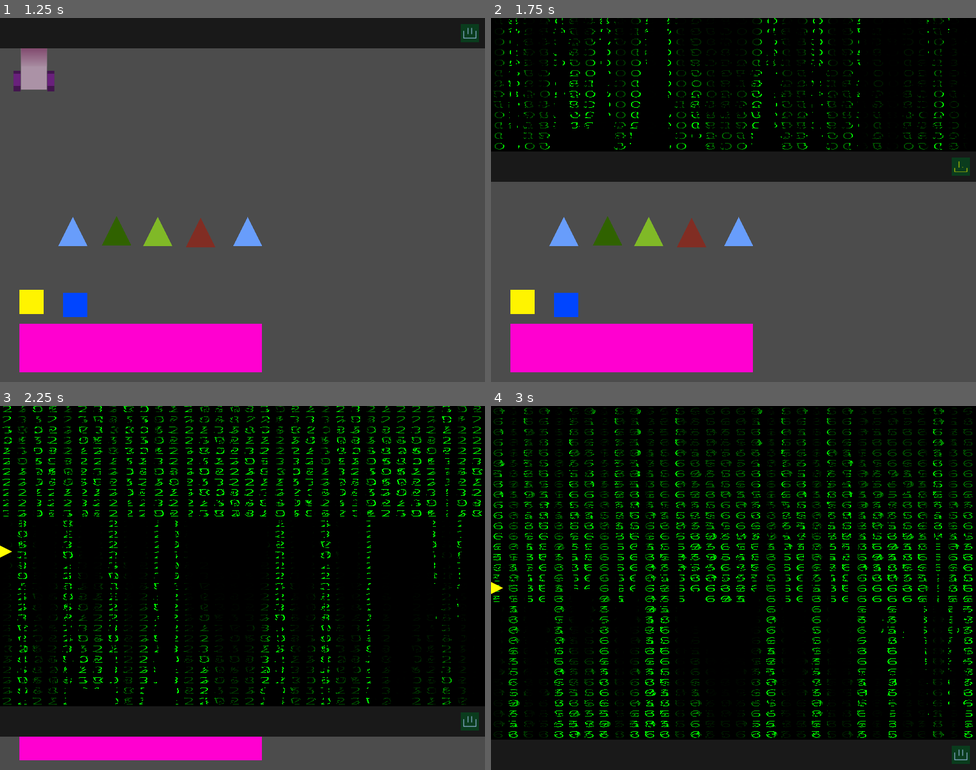
Above: before the commit, frames 1-4 (two rows, left to right).
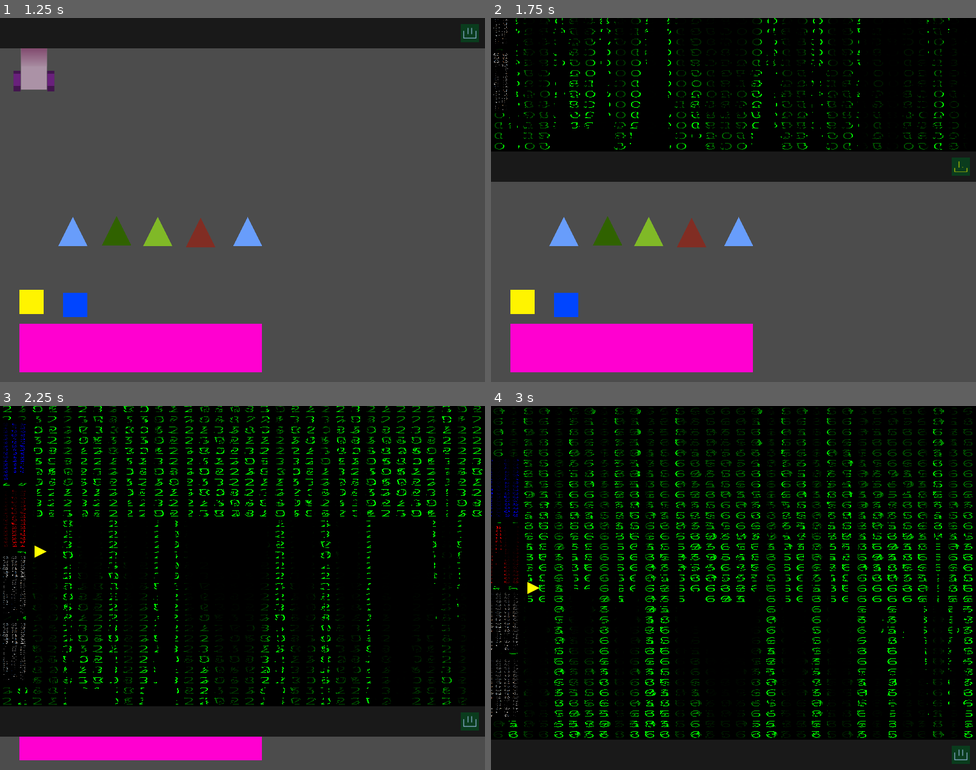
Above: after the commit, the same moments.

Repository: Hackerspace-IFUSP/Crossover_Jam_2021
Game: Godot game, scene res://Scenes/Game.tscn
Two runs of this game, one before a commit and one after it. Both use one fixed random seed, a clock stepped at 60 frames per second and the inputs below.
Inputs (mouse positions are in pixels of both pictures, inside the frame that each line leads up to):
- Up to frame 1 (1.25 s): tap Enter at 0.5 s; move the mouse to (218, 272) at 0.52 s; hold Up (ui_up) from 0.53 s (still down); tap Space (dash) at 0.6 s
- Up to frame 2 (1.75 s): release Up (ui_up) at 1.25 s; click (961, 32) at 1.27 s
- Up to frame 3 (2.25 s): move the mouse to (388, 642) at 2.02 s; hold Up (ui_up) from 2.03 s (still down); right-click (388, 642) at 2.1 s
- Up to frame 4 (3 s): move the mouse to (588, 533) at 2.77 s; release Up (ui_up) at 2.78 s; hold Left (ui_left) from 2.78 s (still down); click (588, 533) at 2.85 s

Frame 1 is identical in both runs. In frame 2, 0.1% of the frame differs, in the area x 0-5%, y 0-27%; in frame 3, 0.8%; in frame 4, 0.9%, in the area x 0-10%, y 14-86%.

Commit message:
matrix hackerman

Diff:
--- a/Scenes/UI.tscn
+++ b/Scenes/UI.tscn
@@ -9,18 +9,13 @@
 [ext_resource path="res://sprites/GUI/bombicon.png" type="Texture" id=7]
 [ext_resource path="res://sprites/GUI/radicon.png" type="Texture" id=8]
 [ext_resource path="res://sprites/GUI/lasericon.png" type="Texture" id=9]
-[ext_resource path="res://sprites/GUI/exithover.png" type="Texture" id=10]
+[ext_resource path="res://sprites/GUI/new_shadermaterial.tres" type="Material" id=10]
 [ext_resource path="res://sprites/GUI/pusopen.png" type="Texture" id=11]
 [ext_resource path="res://sprites/GUI/pushok.png" type="Texture" id=12]
-[ext_resource path="res://sprites/GUI/restart.png" type="Texture" id=13]
-[ext_resource path="res://sprites/GUI/exitok.png" type="Texture" id=14]
-[ext_resource path="res://sprites/GUI/saveblock.png" type="Texture" id=15]
-[ext_resource path="res://sprites/GUI/loadblock.png" type="Texture" id=16]
-[ext_resource path="res://sprites/GUI/restarthover.png" type="Texture" id=17]
 [ext_resource path="res://sprites/GUI/noise.png" type="Texture" id=18]
 [ext_resource path="res://sprites/GUI/characters.png" type="Texture" id=19]
 
-[sub_resource type="Shader" id=10]
+[sub_resource type="Shader" id=1]
 code = "shader_type canvas_item;
 
 uniform sampler2D chars;
@@ -49,13 +44,119 @@
 	COLOR.rgb = texture(chars, uv).rgb * rain * vec3(0.0, 1.0, 0.0); // finally multiply them together then multiply with green for the color
 }"
 
-[sub_resource type="ShaderMaterial" id=11]
-shader = SubResource( 10 )
+[sub_resource type="ShaderMaterial" id=2]
+shader = SubResource( 1 )
 shader_param/chars = ExtResource( 19 )
 shader_param/noise_tex = ExtResource( 18 )
 
-[sub_resource type="Animation" id=1]
-resource_name = "Close"
+[sub_resource type="Shader" id=12]
+code = "shader_type canvas_item;
+
+uniform sampler2D chars;
+uniform sampler2D noise_tex;
+
+void fragment() {
+	// Random character
+	vec2 uv = fract(UV * 32.0); // loop uv 32 times for the characters (as the noise resolution is 32x32)
+	float noise = texture(noise_tex, UV).g;
+	noise = round(noise * 10.0) / 10.0; // make sure the color value are snapped by 0.1 (so its only 0.0, 0.1, 0.2, and so on) for perfect offset
+	uv.x = (uv.x / 10.0) - 0.005; // offset
+	uv.x += noise; // offset every character by the noise value
+	uv.x += round(TIME * 0.5 * 10.0)/10.0; // animate characters with TIME, then snapped by 0.1 so it doesnt slide. 0.5 is the speed, you might want to change that
+
+	// distortion
+	float rain = UV.y; // this is a vertical gradient
+	float distortion = texture(noise_tex, UV / vec2(1.0, 32.0)).g; // this will be used for distortion, using previous noise but only horizontal
+	distortion = round(distortion * 10.0) / 10.0; // for precision reason, you need to round your distortion too, otherwise some character wouldnt be fully shown
+	rain -= round(TIME * 0.2 * 32.0) / 32.0; // the 'rain' shouldn't move smoothly right? also, 0.2 is the speed
+	rain += distortion; // distort this gradient, turning it into a rain
+	rain = fract(rain); // loop the rain
+	rain = round(rain * 16.0) / 16.0; // pixelate the rain. Rounding by 32.0 or 8.0 is optional
+	rain = pow(rain, 3.0); // this is not necessary, i just think that it looks good
+	rain *= 2.0; // this is also not important, just making the characters brighter
+
+	COLOR.rgb = texture(chars, uv).rgb * rain * vec3(0.0, 1.0, 0.0); // finally multiply them together then multiply with green for the color
+	COLOR.rgb = texture(chars, uv).rgb * rain * vec3(0.0, 1.0, 0.0); // finally multiply them together then multiply with green for the color
+}"
+
+[sub_resource type="ShaderMaterial" id=13]
+shader = SubResource( 12 )
+shader_param/chars = ExtResource( 19 )
+shader_param/noise_tex = ExtResource( 18 )
+
+[sub_resource type="Shader" id=14]
+code = "shader_type canvas_item;
+
+uniform sampler2D chars;
+uniform sampler2D noise_tex;
+uniform vec3 color_sample;
+
+void fragment() {
+	// Random character
+	vec2 uv = fract(UV * 32.0); // loop uv 32 times for the characters (as the noise resolution is 32x32)
+	float noise = texture(noise_tex, UV).g;
+	noise = round(noise * 10.0) / 10.0; // make sure the color value are snapped by 0.1 (so its only 0.0, 0.1, 0.2, and so on) for perfect offset
+	uv.x = (uv.x / 10.0) - 0.005; // offset
+	uv.x += noise; // offset every character by the noise value
+	uv.x += round(TIME * 0.5 * 10.0)/10.0; // animate characters with TIME, then snapped by 0.1 so it doesnt slide. 0.5 is the speed, you might want to change that
+
+	// distortion
+	float rain = UV.y; // this is a vertical gradient
+	float distortion = texture(noise_tex, UV / vec2(1.0, 32.0)).g; // this will be used for distortion, using previous noise but only horizontal
+	distortion = round(distortion * 10.0) / 10.0; // for precision reason, you need to round your distortion too, otherwise some character wouldnt be fully shown
+	rain -= round(TIME * 0.3 * 32.0) / 32.0; // the 'rain' shouldn't move smoothly right? also, 0.2 is the speed
+	rain += distortion; // distort this gradient, turning it into a rain
+	rain = fract(rain); // loop the rain
+	rain = round(rain * 16.0) / 16.0; // pixelate the rain. Rounding by 32.0 or 8.0 is optional
+	rain = pow(rain, 3.0); // this is not necessary, i just think that it looks good
+	rain *= 2.0; // this is also not important, just making the characters brighter
+
+	COLOR.rgb = texture(chars, uv).rgb * rain * color_sample; // finally multiply them together then multiply with green for the color
+}"
+
+[sub_resource type="ShaderMaterial" id=15]
+shader = SubResource( 14 )
+shader_param/color_sample = Vector3( 0, 0, 1 )
+shader_param/chars = ExtResource( 19 )
+shader_param/noise_tex = ExtResource( 18 )
+
+[sub_resource type="Shader" id=16]
+code = "shader_type canvas_item;
+
+uniform sampler2D chars;
+uniform sampler2D noise_tex;
+uniform vec3 color_sample;
+
+void fragment() {
+	// Random character
+	vec2 uv = fract(UV * 32.0); // loop uv 32 times for the characters (as the noise resolution is 32x32)
+	float noise = texture(noise_tex, UV).g;
+	noise = round(noise * 10.0) / 10.0; // make sure the color value are snapped by 0.1 (so its only 0.0, 0.1, 0.2, and so on) for perfect offset
+	uv.x = (uv.x / 10.0) - 0.005; // offset
+	uv.x += noise; // offset every character by the noise value
+	uv.x += round(TIME * 0.5 * 10.0)/10.0; // animate characters with TIME, then snapped by 0.1 so it doesnt slide. 0.5 is the speed, you might want to change that
+
+	// distortion
+	float rain = UV.y; // this is a vertical gradient
+	float distortion = texture(noise_tex, UV / vec2(1.0, 32.0)).g; // this will be used for distortion, using previous noise but only horizontal
+	distortion = round(distortion * 10.0) / 10.0; // for precision reason, you need to round your distortion too, otherwise some character wouldnt be fully shown
+	rain -= round(TIME * 0.4 * 32.0) / 32.0; // the 'rain' shouldn't move smoothly right? also, 0.2 is the speed
+	rain += distortion; // distort this gradient, turning it into a rain
+	rain = fract(rain); // loop the rain
+	rain = round(rain * 16.0) / 16.0; // pixelate the rain. Rounding by 32.0 or 8.0 is optional
+	rain = pow(rain, 3.0); // this is not necessary, i just think that it looks good
+	rain *= 2.0; // this is also not important, just making the characters brighter
+
+	COLOR.rgb = texture(chars, uv).rgb * rain * color_sample; // finally multiply them together then multiply with green for the color
+}"
+
+[sub_resource type="ShaderMaterial" id=17]
+shader = SubResource( 16 )
+shader_param/color_sample = Vector3( 1, 0, 0 )
+shader_param/chars = ExtResource( 19 )
+shader_param/noise_tex = ExtResource( 18 )
+
+[sub_resource type="Animation" id=3]
 tracks/0/type = "value"
 tracks/0/path = NodePath("UI/TopBar:rect_position")
 tracks/0/interp = 1
@@ -90,10 +191,10 @@
 "times": PoolRealArray( 0, 1 ),
 "transitions": PoolRealArray( 1, 1 ),
 "update": 0,
-"values": [ Vector2( -210, 85 ), Vector2( -210, -515 ) ]
-}
-
-[sub_resource type="Animation" id=9]
+"values": [ Vector2( -180, 85 ), Vector2( -210, -515 ) ]
+}
+
+[sub_resource type="Animation" id=4]
 resource_name = "MenuClose"
 length = 0.5
 tracks/0/type = "value"
@@ -106,10 +207,10 @@
 "times": PoolRealArray( 0, 0.5 ),
 "transitions": PoolRealArray( 1, 1 ),
 "update": 0,
-"values": [ Vector2( 0, 85 ), Vector2( -210, 85 ) ]
-}
-
-[sub_resource type="Animation" id=8]
+"values": [ Vector2( 0, 85 ), Vector2( -180, 85 ) ]
+}
+
+[sub_resource type="Animation" id=5]
 resource_name = "MenuOpen"
 length = 0.5
 tracks/0/type = "value"
@@ -122,10 +223,10 @@
 "times": PoolRealArray( 0, 0.5 ),
 "transitions": PoolRealArray( 1, 1 ),
 "update": 0,
-"values": [ Vector2( -210, 85 ), Vector2( 0, 85 ) ]
-}
-
-[sub_resource type="Animation" id=2]
+"values": [ Vector2( -180, 85 ), Vector2( 0, 85 ) ]
+}
+
+[sub_resource type="Animation" id=6]
 tracks/0/type = "value"
 tracks/0/path = NodePath("UI/TopBar:rect_position")
 tracks/0/interp = 1
@@ -160,11 +261,10 @@
 "times": PoolRealArray( 0, 1 ),
 "transitions": PoolRealArray( 1, 1 ),
 "update": 0,
-"values": [ Vector2( -210, -515 ), Vector2( -210, 85 ) ]
-}
-
-[sub_resource type="Animation" id=3]
-resource_name = "power_up1"
+"values": [ Vector2( -210, -515 ), Vector2( -180, 85 ) ]
+}
+
+[sub_resource type="Animation" id=7]
 tracks/0/type = "value"
 tracks/0/path = NodePath("UI/TopBar/Icons/PowerUp1:modulate")
 tracks/0/interp = 1
@@ -178,8 +278,7 @@
 "values": [ Color( 1, 1, 1, 0 ), Color( 1, 1, 1, 1 ) ]
 }
 
-[sub_resource type="Animation" id=4]
-resource_name = "power_up2"
+[sub_resource type="Animation" id=8]
 tracks/0/type = "value"
 tracks/0/path = NodePath("UI/TopBar/Icons/PowerUp2:modulate")
 tracks/0/interp = 1
@@ -193,8 +292,7 @@
 "values": [ Color( 1, 1, 1, 0 ), Color( 1, 1, 1, 1 ) ]
 }
 
-[sub_resource type="Animation" id=5]
-resource_name = "power_up3"
+[sub_resource type="Animation" id=9]
 tracks/0/type = "value"
 tracks/0/path = NodePath("UI/TopBar/Icons/PowerUp3:modulate")
 tracks/0/interp = 1
@@ -208,8 +306,7 @@
 "values": [ Color( 1, 1, 1, 0 ), Color( 1, 1, 1, 1 ) ]
 }
 
-[sub_resource type="Animation" id=6]
-resource_name = "power_up4"
+[sub_resource type="Animation" id=10]
 tracks/0/type = "value"
 tracks/0/path = NodePath("UI/TopBar/Icons/PowerUp4:modulate")
 tracks/0/interp = 1
@@ -223,8 +320,7 @@
 "values": [ Color( 1, 1, 1, 0 ), Color( 1, 1, 1, 1 ) ]
 }
 
-[sub_resource type="Animation" id=7]
-resource_name = "power_up5"
+[sub_resource type="Animation" id=11]
 tracks/0/type = "value"
 tracks/0/path = NodePath("UI/TopBar/Icons/PowerUp5:modulate")
 tracks/0/interp = 1
@@ -314,7 +410,7 @@
 texture_hover = ExtResource( 2 )
 
 [node name="ColorRect" type="ColorRect" parent="UI"]
-material = SubResource( 11 )
+material = SubResource( 2 )
 anchor_right = 1.0
 anchor_bottom = 1.0
 margin_top = -550.0
@@ -336,49 +432,52 @@
 }
 
 [node name="Buttons" type="VBoxContainer" parent="UI/ChangeMenu"]
-modulate = Color( 1, 1, 1, 0.231373 )
-margin_right = 200.0
+material = SubResource( 13 )
+margin_right = 230.0
 margin_bottom = 430.0
+rect_min_size = Vector2( 230, 0 )
 custom_constants/separation = 10
 __meta__ = {
 "_edit_use_anchors_": false
 }
 
-[node name="Restart" type="TextureButton" parent="UI/ChangeMenu/Buttons"]
-margin_right = 200.0
+[node name="Restart" type="Button" parent="UI/ChangeMenu/Buttons"]
+material = SubResource( 15 )
+margin_right = 230.0
 margin_bottom = 100.0
-texture_normal = ExtResource( 13 )
-texture_pressed = ExtResource( 17 )
-texture_hover = ExtResource( 17 )
-
-[node name="Quit" type="TextureButton" parent="UI/ChangeMenu/Buttons"]
+size_flags_horizontal = 3
+size_flags_vertical = 3
+
+[node name="Quit" type="Button" parent="UI/ChangeMenu/Buttons"]
+material = SubResource( 17 )
 margin_top = 110.0
-margin_right = 200.0
+margin_right = 230.0
 margin_bottom = 210.0
-texture_normal = ExtResource( 14 )
-texture_pressed = ExtResource( 10 )
-texture_hover = ExtResource( 10 )
-
-[node name="Save" type="TextureButton" parent="UI/ChangeMenu/Buttons"]
+size_flags_horizontal = 3
+size_flags_vertical = 3
+
+[node name="Save" type="Button" parent="UI/ChangeMenu/Buttons"]
+material = ExtResource( 10 )
 margin_top = 220.0
-margin_right = 200.0
+margin_right = 230.0
 margin_bottom = 320.0
+size_flags_horizontal = 3
+size_flags_vertical = 3
 disabled = true
-texture_normal = ExtResource( 15 )
-texture_disabled = ExtResource( 15 )
-
-[node name="Load" type="TextureButton" parent="UI/ChangeMenu/Buttons"]
+
+[node name="Load" type="Button" parent="UI/ChangeMenu/Buttons"]
+material = ExtResource( 10 )
 margin_top = 330.0
-margin_right = 200.0
+margin_right = 230.0
 margin_bottom = 430.0
+size_flags_horizontal = 3
+size_flags_vertical = 3
 disabled = true
-texture_normal = ExtResource( 16 )
-texture_disabled = ExtResource( 16 )
 
 [node name="Push" type="TextureButton" parent="UI/ChangeMenu"]
-margin_left = 210.0
+margin_left = 240.0
 margin_top = 205.0
-margin_right = 230.0
+margin_right = 260.0
 margin_bottom = 225.0
 focus_mode = 0
 size_flags_vertical = 4
@@ -389,15 +488,15 @@
 texture_hover = ExtResource( 11 )
 
 [node name="AnimationPlayer" type="AnimationPlayer" parent="."]
-anims/Close = SubResource( 1 )
-anims/MenuClose = SubResource( 9 )
-anims/MenuOpen = SubResource( 8 )
-anims/Open = SubResource( 2 )
-anims/power_up1 = SubResource( 3 )
-anims/power_up2 = SubResource( 4 )
-anims/power_up3 = SubResource( 5 )
-anims/power_up4 = SubResource( 6 )
-anims/power_up5 = SubResource( 7 )
+anims/Close = SubResource( 3 )
+anims/MenuClose = SubResource( 4 )
+anims/MenuOpen = SubResource( 5 )
+anims/Open = SubResource( 6 )
+anims/power_up1 = SubResource( 7 )
+anims/power_up2 = SubResource( 8 )
+anims/power_up3 = SubResource( 9 )
+anims/power_up4 = SubResource( 10 )
+anims/power_up5 = SubResource( 11 )
 
 [connection signal="pressed" from="UI/TopBar/Icons/OpenMenu" to="." method="_on_OpenMenu_pressed"]
 [connection signal="pressed" from="UI/ChangeMenu/Buttons/Restart" to="." method="_on_Restart_pressed"]
--- /dev/null
+++ b/sprites/GUI/new_shadermaterial.tres
@@ -0,0 +1,40 @@
+[gd_resource type="ShaderMaterial" load_steps=4 format=2]
+
+[ext_resource path="res://sprites/GUI/characters.png" type="Texture" id=1]
+[ext_resource path="res://sprites/GUI/noise.jpg" type="Texture" id=2]
+
+[sub_resource type="Shader" id=1]
+code = "shader_type canvas_item;
+
+uniform sampler2D chars;
+uniform sampler2D noise_tex;
+uniform vec3 color_sample;
+
+void fragment() {
+	// Random character
+	vec2 uv = fract(UV * 32.0); // loop uv 32 times for the characters (as the noise resolution is 32x32)
+	float noise = texture(noise_tex, UV).g;
+	noise = round(noise * 10.0) / 10.0; // make sure the color value are snapped by 0.1 (so its only 0.0, 0.1, 0.2, and so on) for perfect offset
+	uv.x = (uv.x / 10.0) - 0.005; // offset
+	uv.x += noise; // offset every character by the noise value
+	uv.x += round(TIME * 0.5 * 10.0)/10.0; // animate characters with TIME, then snapped by 0.1 so it doesnt slide. 0.5 is the speed, you might want to change that
+
+	// distortion
+	float rain = UV.y; // this is a vertical gradient
+	float distortion = texture(noise_tex, UV / vec2(1.0, 32.0)).g; // this will be used for distortion, using previous noise but only horizontal
+	distortion = round(distortion * 10.0) / 10.0; // for precision reason, you need to round your distortion too, otherwise some character wouldnt be fully shown
+	rain -= round(TIME * 0.2 * 32.0) / 32.0; // the 'rain' shouldn't move smoothly right? also, 0.2 is the speed
+	rain += distortion; // distort this gradient, turning it into a rain
+	rain = fract(rain); // loop the rain
+	rain = round(rain * 16.0) / 16.0; // pixelate the rain. Rounding by 32.0 or 8.0 is optional
+	rain = pow(rain, 3.0); // this is not necessary, i just think that it looks good
+	rain *= 2.0; // this is also not important, just making the characters brighter
+
+	COLOR.rgb = texture(chars, uv).rgb * rain * color_sample; // finally multiply them together then multiply with green for the color
+}"
+
+[resource]
+shader = SubResource( 1 )
+shader_param/color_sample = Vector3( 0.5, 0.5, 0.5 )
+shader_param/chars = ExtResource( 1 )
+shader_param/noise_tex = ExtResource( 2 )
Not shown: 1 places in Scenes/UI.tscn that only renumber resources
Binary file changed: sprites/GUI/exithover.png
Binary file changed: sprites/GUI/exitok.png
Binary file changed: sprites/GUI/loadblock.png
Binary file changed: sprites/GUI/restart.png
Binary file changed: sprites/GUI/restarthover.png
Binary file changed: sprites/GUI/saveblock.png
